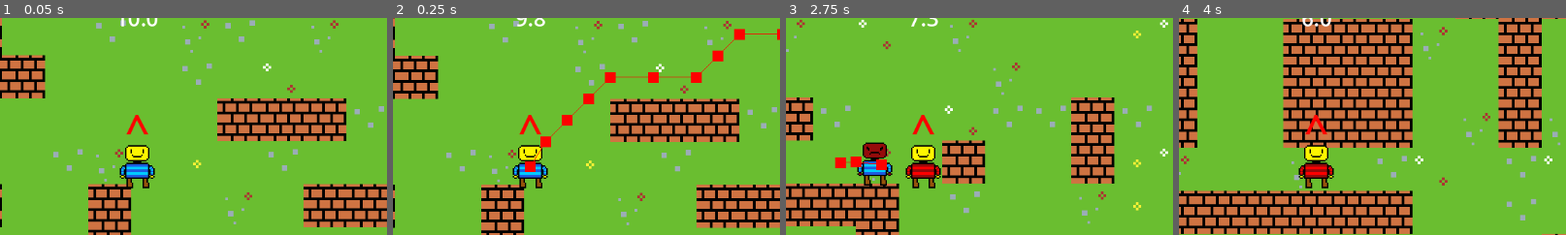
Above: before the commit, frames 1-4 (left to right).
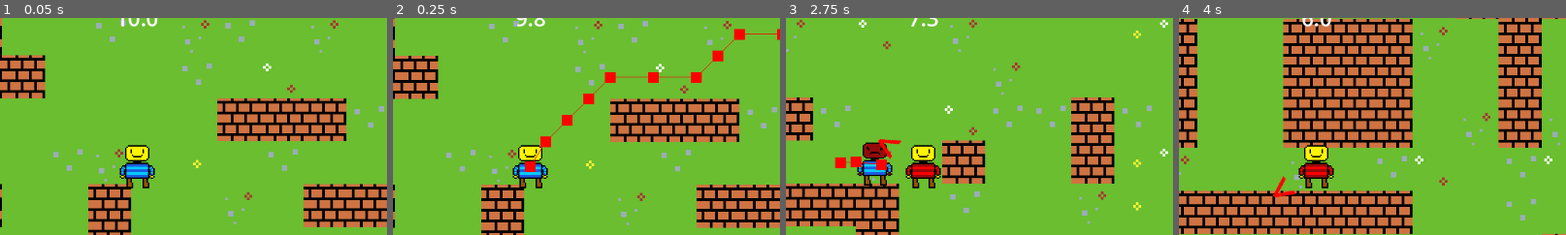
Above: after the commit, the same moments.

Repository: LegoMaster7001/fargo-game-jam-2025
Game: Godot game, scene res://Scenes/Game.tscn
Two runs of this game, one before a commit and one after it. Both use one fixed random seed, a clock stepped at 60 frames per second and the inputs below.
Inputs:
- Up to frame 1 (0.05 s): no input
- Up to frame 2 (0.25 s): no input
- Up to frame 3 (2.75 s): hold Right (ui_right) 0.53-1.28 s; hold Space (call_groundies) 0.53-1.28 s; hold Down (ui_down) 1.28-2.03 s; tap E at 1.35 s; hold Right (ui_right) from 2.03 s (still down); hold Space (call_groundies) from 2.03 s (still down)
- Up to frame 4 (4 s): release Right (ui_right) at 2.78 s; release Space (call_groundies) at 2.78 s; hold Up (ui_up) 2.78-3.53 s; tap E at 2.85 s; hold Left (ui_left) from 3.53 s (still down); hold Space (call_groundies) from 3.53 s (still down)
The pictures show only the part of the screen within x 32-82%, y 16-66%; the shares and areas given below are measured in that part.

The runs differ from the first frame. In frame 1, 0.2% of the frame differs, in the area x 32-39%, y 44-55%; in frame 2, 0.2%; in frame 3, 0.4%, in the area x 23-39%, y 44-66%; in frame 4, 0.4%.
Error before the commit: Invalid assignment of property or key 'visible' with value of type 'bool' on a base object of type 'Nil'. (res://Scripts/hud.gd:27)

Commit message:
move compass script to scripts folder

Diff:
--- a/Scenes/hud.tscn
+++ b/Scenes/hud.tscn
@@ -1,8 +1,8 @@
-[gd_scene load_steps=6 format=3 uid="uid://8045sgtb8mph"]
+[gd_scene load_steps=7 format=3 uid="uid://8045sgtb8mph"]
 
 [ext_resource type="Script" uid="uid://cjml38bf5i315" path="res://Scripts/hud.gd" id="1_e0onf"]
-[ext_resource type="Script" uid="uid://doft2q4alty4t" path="res://Scenes/compass.gd" id="2_fccik"]
 [ext_resource type="Script" uid="uid://ckdqkyv1wpqa5" path="res://Scripts/ScoreKeeping.gd" id="2_fccik"]
+[ext_resource type="Script" uid="uid://doft2q4alty4t" path="res://Scripts/compass.gd" id="3_bjfho"]
 
 [sub_resource type="LabelSettings" id="LabelSettings_3gfia"]
 font_size = 64
@@ -73,7 +73,7 @@
 grow_horizontal = 2
 grow_vertical = 2
 pivot_offset = Vector2(20, 20)
-script = ExtResource("2_fccik")
+script = ExtResource("3_bjfho")
 
 [node name="Needle" type="Label" parent="Compass"]
 layout_mode = 1
Renamed: Scenes/compass.gd -> Scripts/compass.gd
Renamed: Scenes/compass.gd.uid -> Scripts/compass.gd.uid
